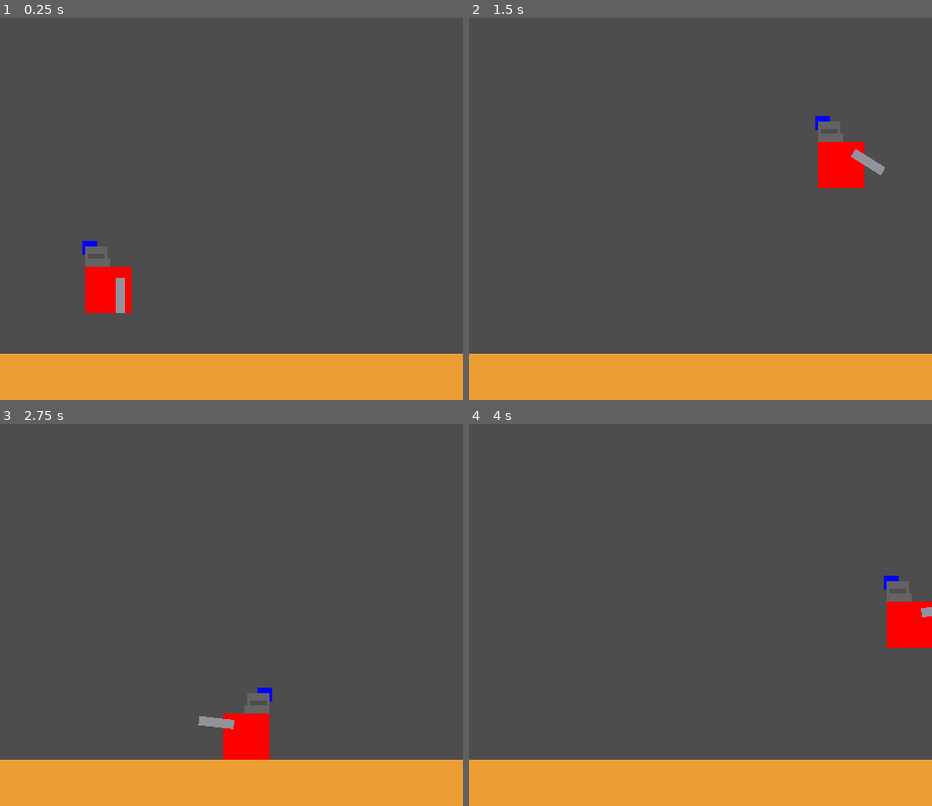
Above: before the commit, frames 1-4 (two rows, left to right).
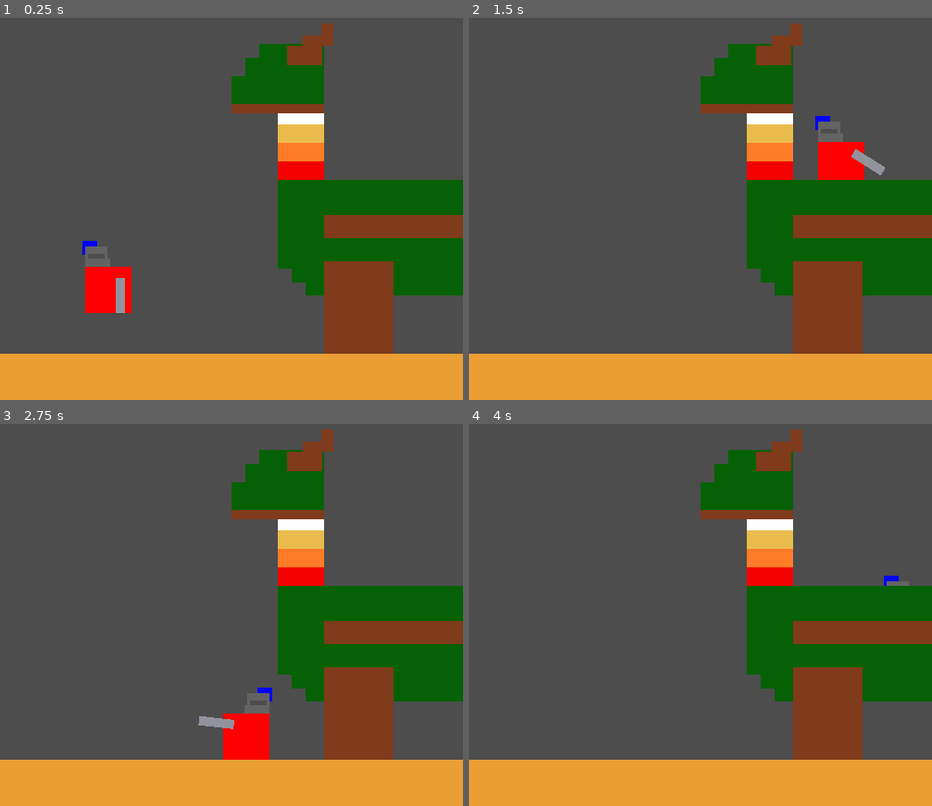
Above: after the commit, the same moments.

Repository: AceLeft/Dragon-Fall-Godot
Game: Godot game, scene res://lair/lair.tscn
Two runs of this game, one before a commit and one after it. Both use one fixed random seed, a clock stepped at 60 frames per second and the inputs below.
Inputs:
- Up to frame 1 (0.25 s): no input
- Up to frame 2 (1.5 s): hold Space (attack) 0.53-1.28 s; hold D (move_right) from 0.53 s (still down); tap S (jump) at 0.77 s; tap Space (attack) at 1.35 s
- Up to frame 3 (2.75 s): tap S (jump) at 1.52 s; release D (move_right) at 2.03 s; hold Left (move_left) from 2.03 s (still down); hold Space (attack) from 2.03 s (still down)
- Up to frame 4 (4 s): release Left (move_left) at 2.78 s; release Space (attack) at 2.78 s; hold D (move_right) from 2.78 s (still down); tap Space (attack) at 2.85 s; tap S (jump) at 3.02, 3.77 s; hold Space (attack) from 3.53 s (still down)

The runs differ from the first frame. In frame 1, 19% of the frame differs, in the area x 50-100%, y 1-88%; in frame 2, 19%; in frame 3, 19%; in frame 4, 19%.

Commit message:
Create a static dragon

Diff:
--- /dev/null
+++ b/project/dragon/dragon.tscn
@@ -0,0 +1,70 @@
+[gd_scene load_steps=4 format=3 uid="uid://ckdpdynwuwrv"]
+
+[ext_resource type="Texture2D" uid="uid://bemgvppwewsrj" path="res://dragon/dragon_body.png" id="1_flgd6"]
+[ext_resource type="Texture2D" uid="uid://csbyafgewr2on" path="res://dragon/dragon_head.png" id="2_yu4m4"]
+[ext_resource type="Texture2D" uid="uid://dl2fhjnr75yg2" path="res://dragon/dragon_horn.png" id="3_bemey"]
+
+[node name="Dragon" type="Node2D"]
+
+[node name="Body" type="Sprite2D" parent="."]
+texture_filter = 1
+position = Vector2(475, 325)
+texture = ExtResource("1_flgd6")
+
+[node name="Head" type="Sprite2D" parent="."]
+texture_filter = 1
+position = Vector2(300, 147.5)
+texture = ExtResource("2_yu4m4")
+
+[node name="Horn" type="Sprite2D" parent="."]
+texture_filter = 1
+position = Vector2(335, 115.5)
+texture = ExtResource("3_bemey")
+
+[node name="Neck1" type="ColorRect" parent="."]
+offset_left = 300.0
+offset_top = 242.0
+offset_right = 350.0
+offset_bottom = 262.0
+color = Color(0.956863, 0, 0, 1)
+
+[node name="Neck2" type="ColorRect" parent="."]
+offset_left = 300.0
+offset_top = 222.0
+offset_right = 350.0
+offset_bottom = 242.0
+color = Color(0.995962, 0.482831, 0.155379, 1)
+
+[node name="Neck3" type="ColorRect" parent="."]
+offset_left = 300.0
+offset_top = 202.0
+offset_right = 350.0
+offset_bottom = 222.0
+color = Color(0.91622, 0.736241, 0.302292, 1)
+
+[node name="Neck4" type="ColorRect" parent="."]
+offset_left = 300.0
+offset_top = 182.0
+offset_right = 350.0
+offset_bottom = 202.0
+
+[node name="Jaw" type="ColorRect" parent="."]
+offset_left = 250.0
+offset_top = 180.0
+offset_right = 350.0
+offset_bottom = 190.0
+color = Color(0.501961, 0.227451, 0.109804, 1)
+
+[node name="Foot" type="ColorRect" parent="."]
+offset_left = 350.0
+offset_top = 350.0
+offset_right = 425.0
+offset_bottom = 450.0
+color = Color(0.501961, 0.227451, 0.109804, 1)
+
+[node name="Wing" type="ColorRect" parent="."]
+offset_left = 350.0
+offset_top = 300.0
+offset_right = 650.0
+offset_bottom = 325.0
+color = Color(0.501961, 0.227451, 0.109804, 1)
--- a/project/lair/lair.tscn
+++ b/project/lair/lair.tscn
@@ -1,7 +1,8 @@
-[gd_scene load_steps=4 format=3 uid="uid://csfal2su2rx0e"]
+[gd_scene load_steps=5 format=3 uid="uid://csfal2su2rx0e"]
 
 [ext_resource type="PackedScene" uid="uid://4c3xh7147ypi" path="res://lair/floor.tscn" id="1_x2ilx"]
 [ext_resource type="PackedScene" uid="uid://d0i3ojk6o63mg" path="res://knight/player.tscn" id="2_f42se"]
+[ext_resource type="PackedScene" uid="uid://ckdpdynwuwrv" path="res://dragon/dragon.tscn" id="3_2uess"]
 
 [sub_resource type="RectangleShape2D" id="RectangleShape2D_tyby4"]
 size = Vector2(88.5, 498)
@@ -28,3 +29,5 @@
 [node name="CollisionShape2D" type="CollisionShape2D" parent="RightWall"]
 position = Vector2(545, 250)
 shape = SubResource("RectangleShape2D_tyby4")
+
+[node name="Dragon" parent="." instance=ExtResource("3_2uess")]
Binary file added: project/dragon/body.gif
Binary file added: project/dragon/dragon_body.png
Not shown, added: project/dragon/dragon_body.png.import
Binary file added: project/dragon/dragon_head.png
Not shown, added: project/dragon/dragon_head.png.import
Binary file added: project/dragon/dragon_horn.png
Not shown, added: project/dragon/dragon_horn.png.import
